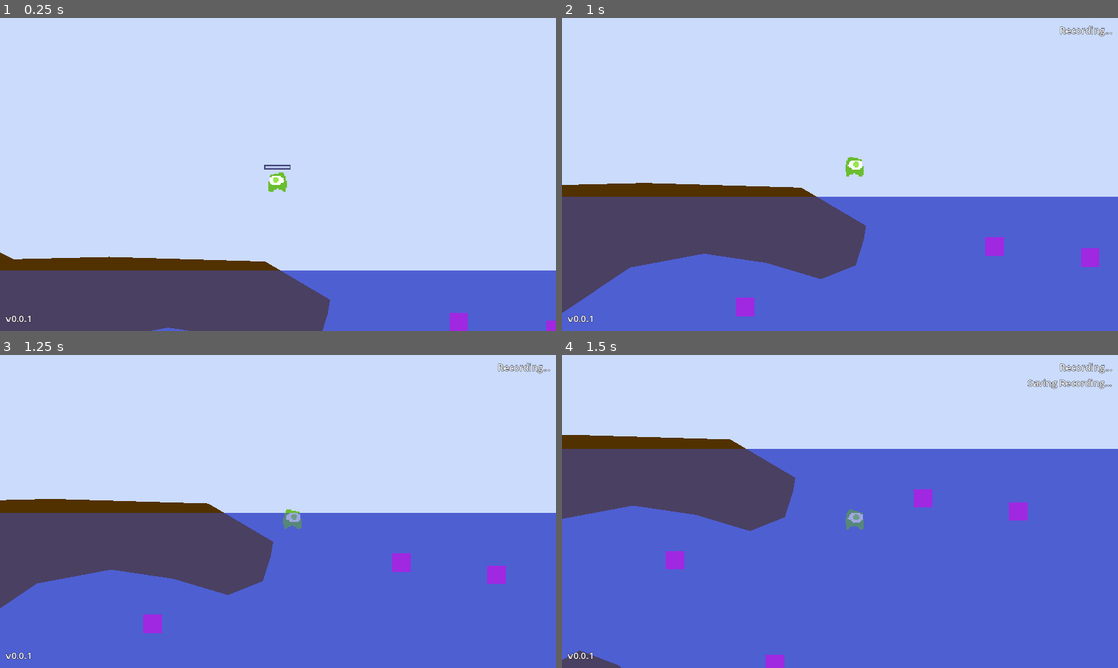
Above: before the commit, frames 1-4 (two rows, left to right).
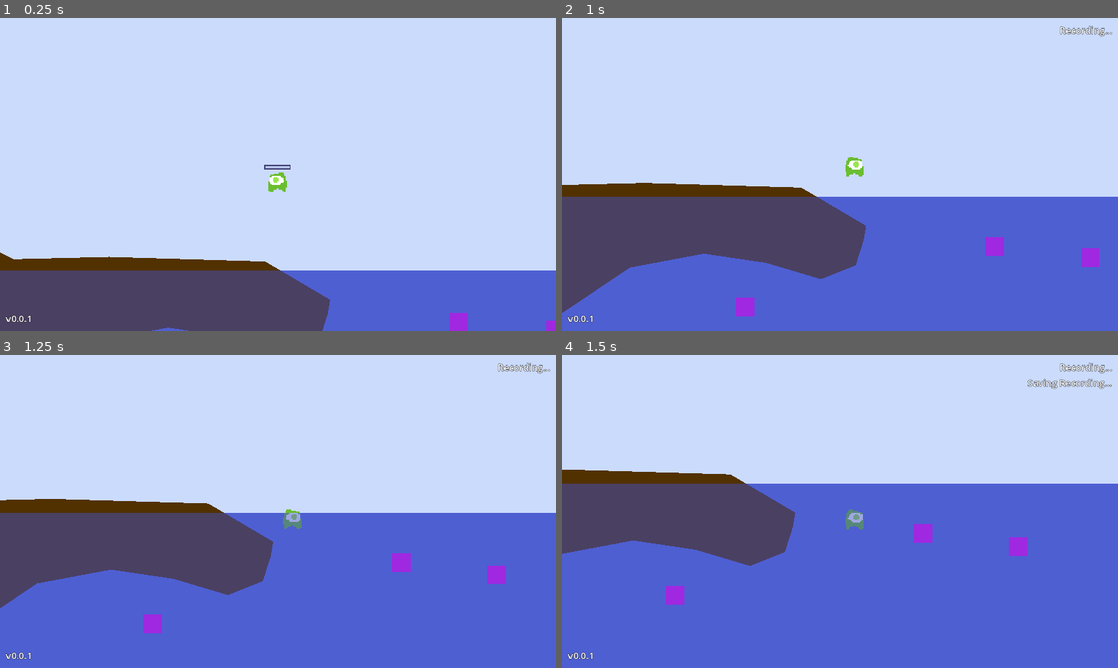
Above: after the commit, the same moments.

Repository: maggardJosh/ld55
Game: Godot game, scene res://main.tscn
The game is run twice, just before and just after one commit, with the same random seed, the same clock (stepped at 60 frames per second) and the same inputs.
Inputs:
- Up to frame 1 (0.25 s): no input
- Up to frame 2 (1 s): hold D (move_right) from 0.53 s (still down); tap R (Record) at 0.6 s; tap Space (jump) at 0.77 s
- Up to frame 3 (1.25 s): keep holding D (move_right)
- Up to frame 4 (1.5 s): keep holding D (move_right); tap R (Record) at 1.35 s

Frames 1-3 are identical in both runs. In frame 4, 19% of the frame differs, in the area x 0-100%, y 25-100%.

Commit message:
death ui

Diff:
--- /dev/null
+++ b/DeathRect.gd
@@ -0,0 +1,33 @@
+extends ColorRect
+
+@export var show_time: float = 2
+@export var show_curve: Curve
+
+var is_showing: bool = false
+
+var count: float = 0
+
+func _ready() -> void:
+	GameEvents.enter_death_buffer.connect(_on_enter_death_buffer)
+	GameEvents.player_enter_air.connect(_on_exit_death_buffer)
+	modulate.a = 0
+
+func _on_enter_death_buffer():
+	is_showing = true
+
+func _on_exit_death_buffer():
+	is_showing = false
+
+func _process(delta: float) -> void:
+	if is_showing:
+		if count < show_time:
+			count += delta
+			update_visibility()
+	if not is_showing:
+		if count > 0:
+			count -= delta
+			update_visibility()
+
+func update_visibility():
+	var t = count / show_time
+	modulate.a = show_curve.sample(t)
--- a/GameEvents.gd
+++ b/GameEvents.gd
@@ -3,6 +3,8 @@
 signal add_debug_obj(key: String, value)
 signal add_message(message: String)
 signal on_enter_new_biome(biome: Biome)
+signal enter_death_buffer()
+signal player_enter_air()
 
 func add_message_emit(message):
 	add_message.emit(message)
--- a/OxygenBar.gd
+++ b/OxygenBar.gd
@@ -15,7 +15,7 @@
 var count: float = 0
 var is_showing: bool = false
 
-func on_bar_value_changed(value):
+func on_bar_value_changed(_value):
 	update_visiblity_values()
 
 func on_bar_settings_changed():
--- a/OxygenComponent.gd
+++ b/OxygenComponent.gd
@@ -4,6 +4,8 @@
 @export var max_oxygen_seconds: float = 20
 @export var oxygen_bar: ProgressBar
 @export var replenish_rate: float = 10
+
+@export var death_buffer: float = 3
 
 var count: float = 0
 var is_in_water: bool = true
@@ -15,8 +17,14 @@
 	if is_in_water:
 		if count <= max_oxygen_seconds:
 			count += delta
+		elif count <= max_oxygen_seconds+death_buffer:
+			GameEvents.enter_death_buffer.emit()
+			count += delta
+			if count > max_oxygen_seconds + death_buffer:
+				owner.die()
+				pass
 	else:
 		if count >= 0:
-			count = max(count - replenish_rate * delta, 0)
+			count = clamp(count - replenish_rate * delta, 0, max_oxygen_seconds)
 	oxygen_bar.value = max_oxygen_seconds - count
 	oxygen_bar.max_value = max_oxygen_seconds
--- a/main.tscn
+++ b/main.tscn
@@ -37,8 +37,12 @@
 
 [node name="Main" type="Node2D"]
 
-[node name="Player" parent="." instance=ExtResource("1_rotku")]
+[node name="SpawnPoint" type="Marker2D" parent="."]
+position = Vector2(-124, -36)
+
+[node name="Player" parent="." node_paths=PackedStringArray("spawn_point") instance=ExtResource("1_rotku")]
 position = Vector2(-74, -109)
+spawn_point = NodePath("../SpawnPoint")
 
 [node name="Biomes" type="Node2D" parent="."]
 visible = false
--- a/player.gd
+++ b/player.gd
@@ -1,19 +1,23 @@
 class_name Player
 extends CharacterBody2D
 
-@export_category("Air")
+@export var spawn_point: Marker2D
+
+
+@export_group("Physics")
+@export_subgroup("Air")
 @export var air_accel = 200.0
 @export var air_speed = 300.0
 @export var air_friction_speed = 20
 @export var max_fall_speed = 500.0
 
-@export_category("Ground")
+@export_subgroup("Ground")
 @export var ground_accel = 200.0
 @export var ground_speed = 300.0
 @export var ground_friction_speed = 300.0
 @export var jump_vel = -200.0
 
-@export_category("Water")
+@export_subgroup("Water")
 @export var water_accel: float = 20
 @export var water_speed: float = 200
 @export var water_friction_speed: float = 10
@@ -21,6 +25,7 @@
 @onready var sprite: Sprite2D = %Sprite
 @onready var float_component: FloatComponent = $FloatComponent
 @onready var oxygen_component: OxygenComponent = $OxygenComponent
+
 
 var gravity = ProjectSettings.get_setting("physics/2d/default_gravity")
 var is_in_water: bool = false
@@ -32,6 +37,8 @@
 	is_in_water = true
 	if Input.is_action_pressed("move_up"):
 		velocity.y *= .1
+	else:
+		velocity.y *= .5
 
 func exit_water():
 	float_component.set_in_water(false)
@@ -41,8 +48,12 @@
 	if velocity.y > -20:
 		velocity.y = 0
 
+func die():
+	global_position = spawn_point.global_position
 
 func set_in_oxygen(is_in_oxygen):
+	if is_in_oxygen:
+		GameEvents.player_enter_air.emit()
 	oxygen_component.set_is_in_water(not is_in_oxygen)
 
 func _physics_process(delta):
--- a/ui.tscn
+++ b/ui.tscn
@@ -1,11 +1,27 @@
-[gd_scene load_steps=5 format=3 uid="uid://cjiok5o0qam3w"]
+[gd_scene load_steps=7 format=3 uid="uid://cjiok5o0qam3w"]
 
+[ext_resource type="Script" path="res://DeathRect.gd" id="1_e1oy5"]
 [ext_resource type="Script" path="res://DebugLabel.gd" id="1_f57q1"]
 [ext_resource type="Script" path="res://DebugMessageContainer.gd" id="2_n2sie"]
 [ext_resource type="PackedScene" uid="uid://b5jq1hyurpv6l" path="res://debug_messages.tscn" id="3_o0xii"]
 [ext_resource type="Script" path="res://VersionLabel.gd" id="4_5o7bk"]
 
+[sub_resource type="Curve" id="Curve_74mx5"]
+_data = [Vector2(0, 0), 0.0, 0.76295, 0, 0, Vector2(1, 1), 0.0, 0.0, 0, 0]
+point_count = 2
+
 [node name="UI" type="CanvasLayer"]
+
+[node name="DeathRect" type="ColorRect" parent="."]
+anchors_preset = 15
+anchor_right = 1.0
+anchor_bottom = 1.0
+grow_horizontal = 2
+grow_vertical = 2
+mouse_filter = 2
+color = Color(0, 0, 0, 1)
+script = ExtResource("1_e1oy5")
+show_curve = SubResource("Curve_74mx5")
 
 [node name="MarginContainer" type="MarginContainer" parent="."]
 anchors_preset = 15
--- a/utils/Recorder.gd
+++ b/utils/Recorder.gd
@@ -25,7 +25,7 @@
 var did_loop = false
 
 
-func _process(delta):
+func _process(_delta):
 	if is_saving or (not OS.has_feature("gif_recording") and not OS.has_feature("editor")):
 		return
 	if Input.is_action_just_pressed("Record"):
@@ -38,7 +38,7 @@
 	if Input.is_action_just_pressed("reset_recording"):
 		start_recording()
 
-func _physics_process(delta):
+func _physics_process(_delta):
 
 	if is_saving or (not OS.has_feature("gif_recording") and not OS.has_feature("editor")):
 		return
